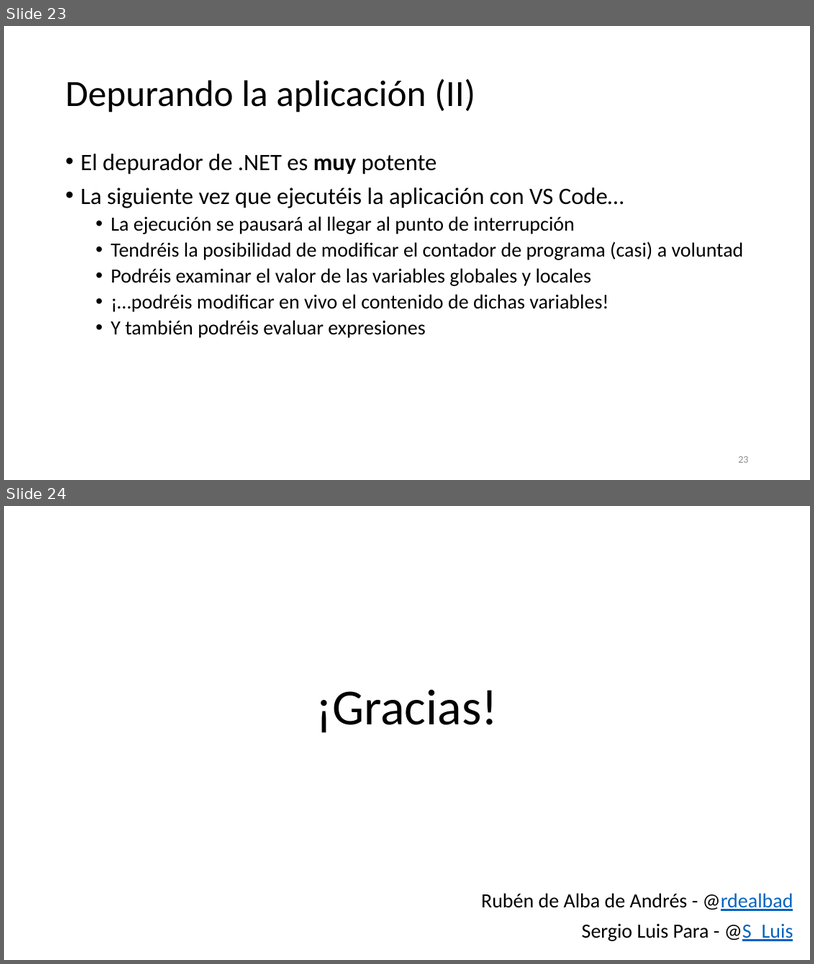
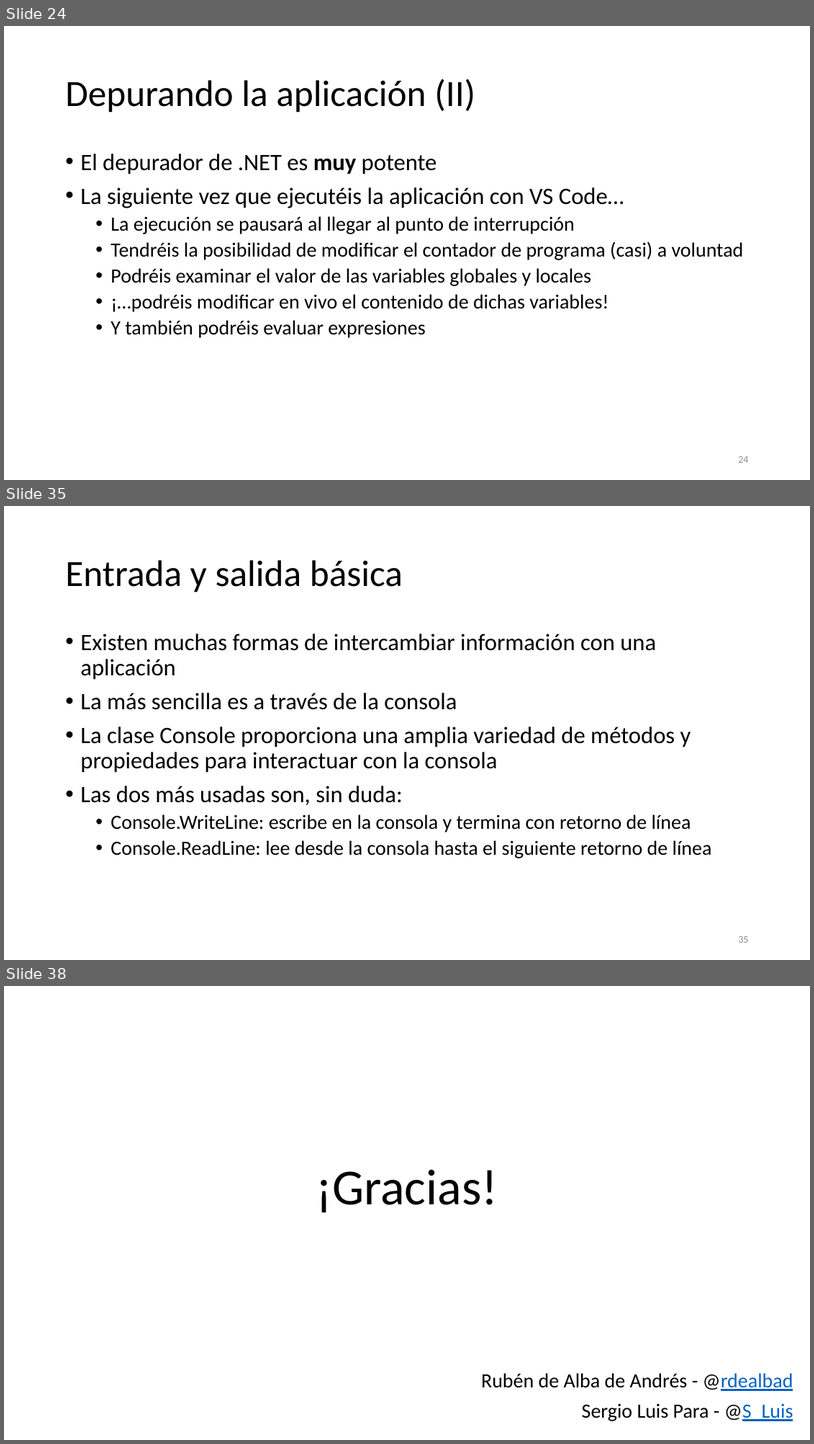
Before and after one commit to SergioLuis/hour-of-code-uva-2021, a slide deck: slides.pptx. Shown one above the other, each under a label of ours: slides 23 and 24 before the commit, slides 24, 35 and 38 after it; the slides between them are not shown. The pictures are 814x964 and 814x1444 pixels, drawn with LibreOffice and Linux fonts; fonts in the diff are those of the drawing. Boxes give left, top, right and bottom in pixels: in the first picture for what was removed or moved away, otherwise in the second. Text is boxed around its words. In the diff, an @@ line names an element or a change of style, - is before the commit and + after.

```diff
--- a/slides.pptx
+++ b/slides.pptx
@@ slide 35 added at [4, 506, 810, 960], background #FFFFFF @@
@@ title added at [65, 560, 403, 592], 44 pt, text #000000 @@
+Entrada y salida básica
@@ text added at [80, 633, 712, 858], 28 pt, text #000000 @@
+• Existen muchas formas de intercambiar información con una aplicación
+• La más sencilla es a través de la consola
+• La clase Console proporciona una amplia variedad de métodos y propiedades para interactuar con la consola
+• Las dos más usadas son, sin duda:
+  • Console.WriteLine: escribe en la consola y termina con retorno de línea
+  • Console.ReadLine: lee desde la consola hasta el siguiente retorno de línea
@@ page number added at [738, 936, 748, 942], 12 pt, text #8C8C8C @@
+35
@@ what was slide 23 is now slide 24 @@
@@ page number at [738, 456, 748, 462]: text changed @@
-23
+24
@@ what was slide 24 is now slide 38 @@
```
Also in this commit, not shown: 8 slides changed, 13 other slides added, 1 other file.
